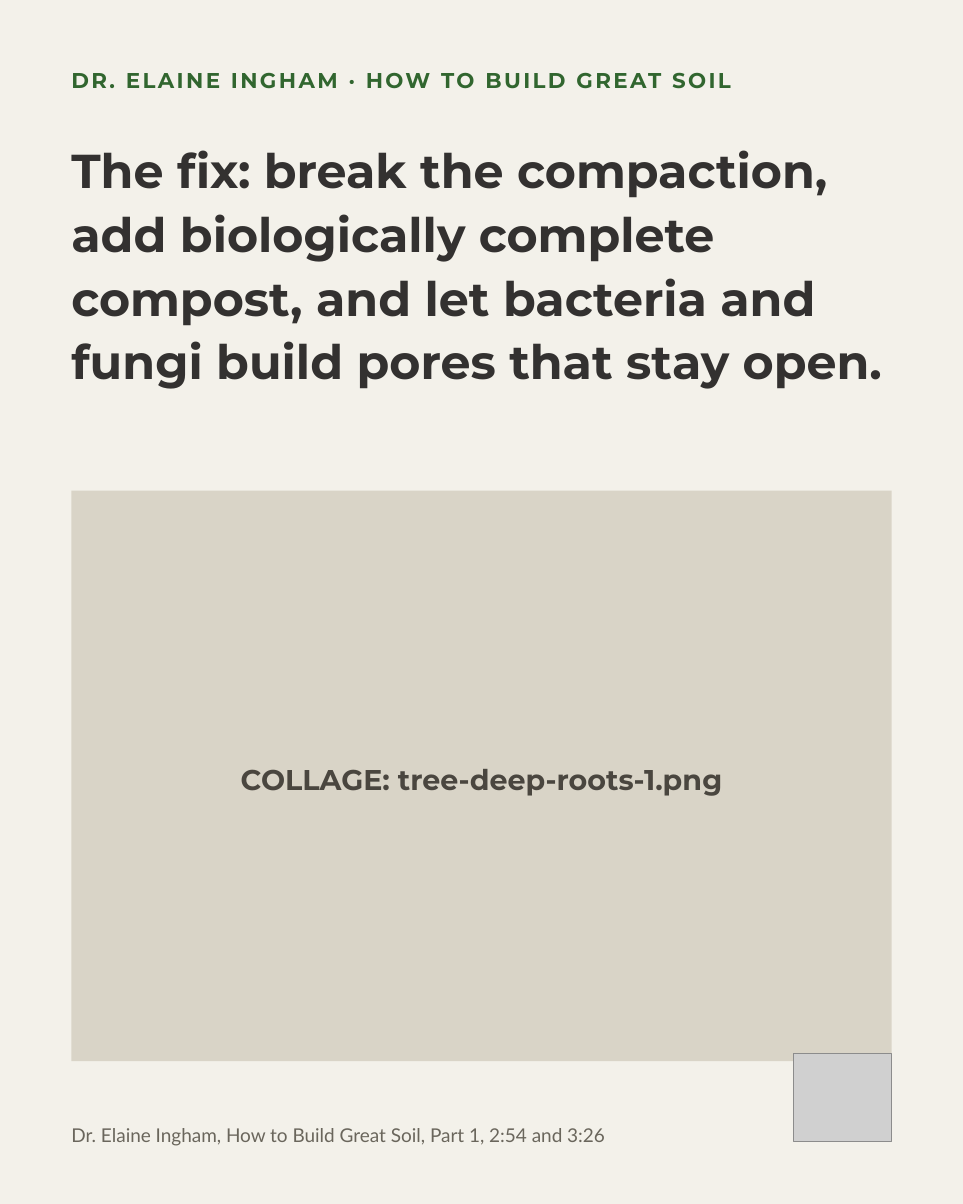
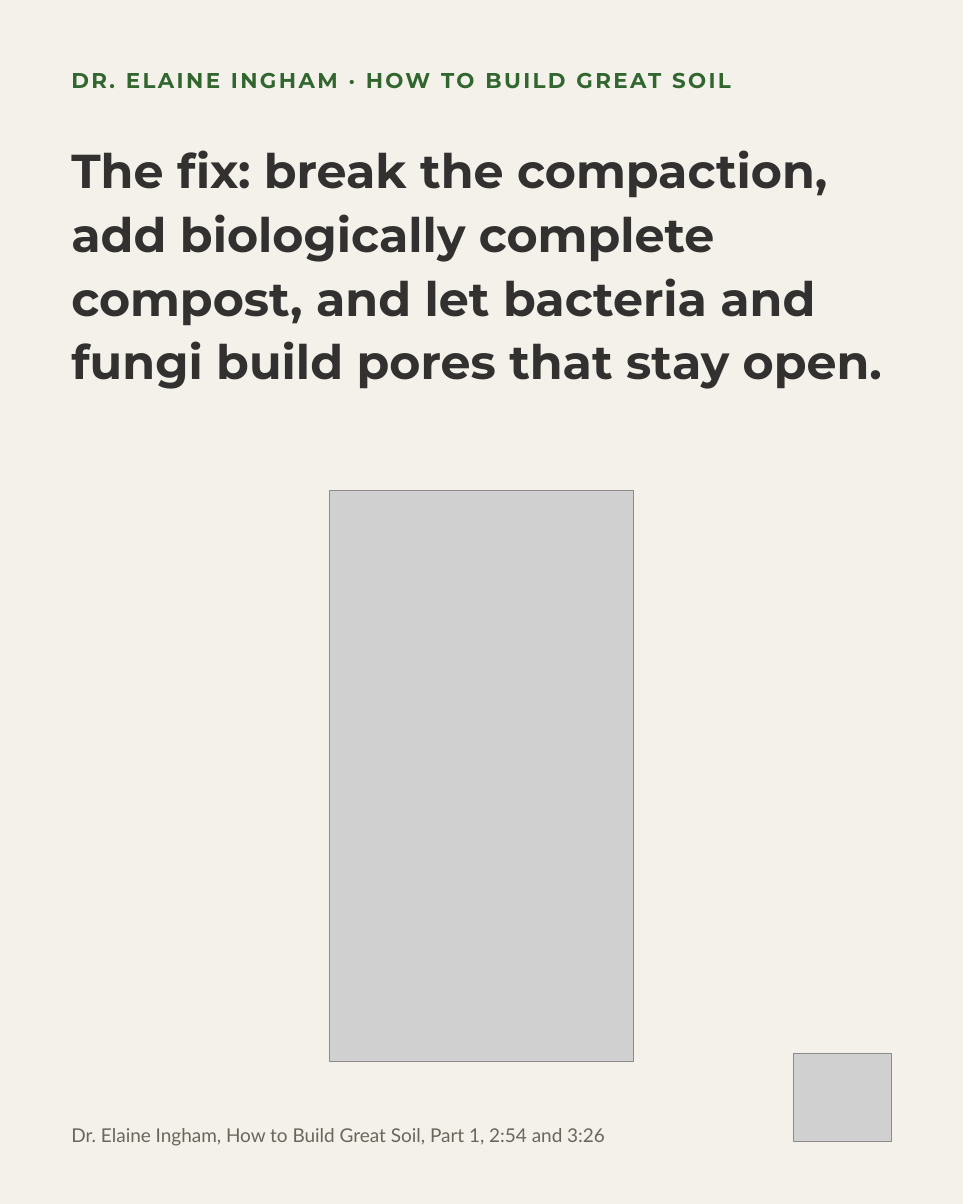
Before and after one commit to linneamoritznyc/SFW-SocialMedia, a slide deck: slide 6 of templates/posts/november/04-11-2026-wed-ig-tree-roots-myth.pptx. Drawn at 963x1204 pixels with LibreOffice and Linux fonts; fonts in the diff are those of the drawing; grey boxes stand for pictures. Boxes give left, top, right and bottom in pixels: in the first picture for what was removed or moved away, otherwise in the second. Text is boxed around its words. In the diff, an @@ line names an element or a change of style, - is before the commit and + after.

```diff
--- a/templates/posts/november/04-11-2026-wed-ig-tree-roots-myth.pptx
+++ b/templates/posts/november/04-11-2026-wed-ig-tree-roots-myth.pptx
@@ rectangle removed at bbox=[71, 490, 891, 1061] @@
@@ picture added at bbox=[330, 490, 633, 1061] @@
@@ text removed at bbox=[241, 769, 722, 796] @@
-COLLAGE: tree-deep-roots-1.png
```
Also in this commit, not shown: 5 other slides changed, 57 other files.
